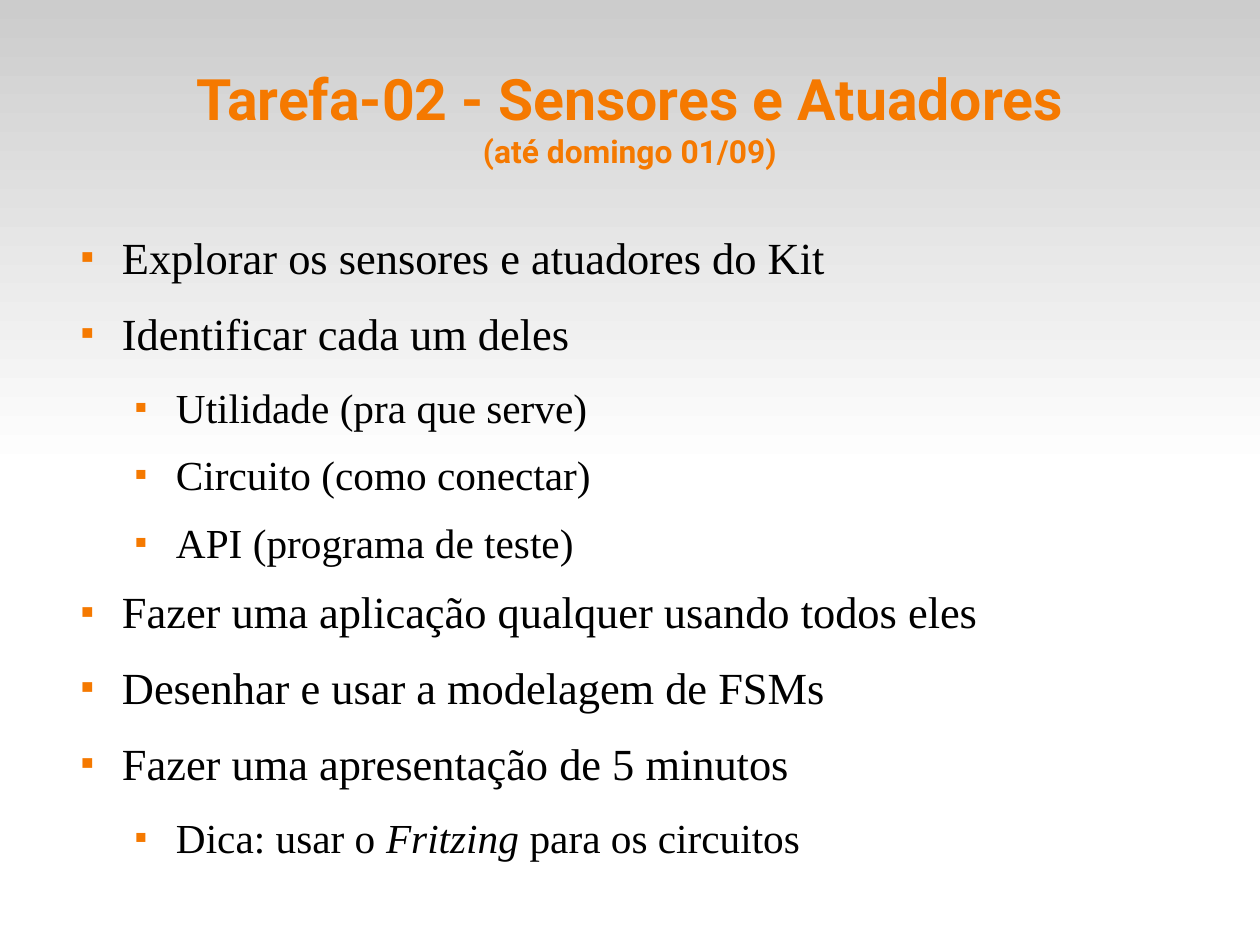
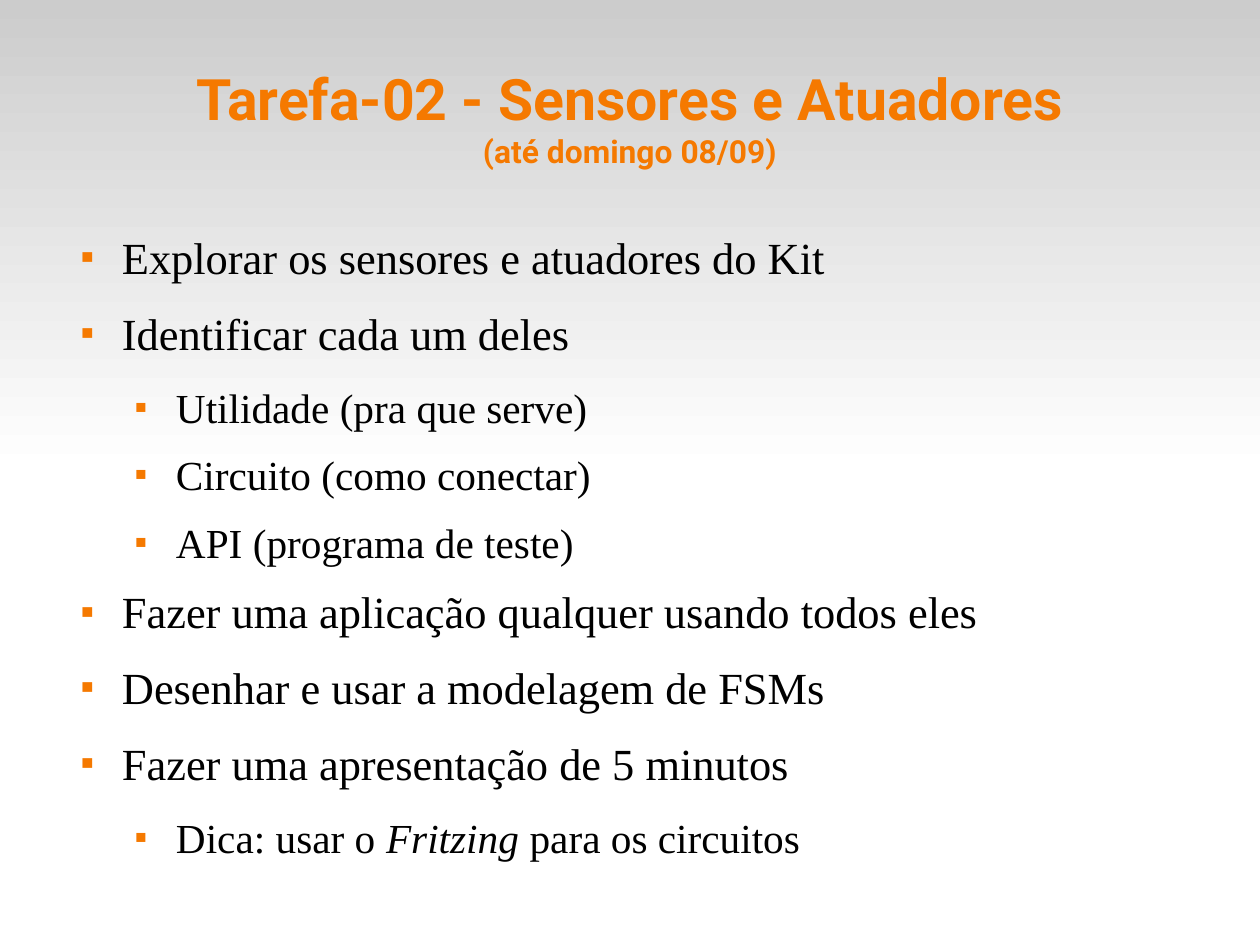
Before and after one commit to fsantanna-uerj/SE, a slide deck: slide 13 of Slides/se-00-intro.odp. Drawn at 1260x945 pixels with LibreOffice and Linux fonts; fonts in the diff are those of the drawing. Boxes give left, top, right and bottom in pixels: in the first picture for what was removed or moved away, otherwise in the second. Text is boxed around its words. In the diff, an @@ line names an element or a change of style, - is before the commit and + after.

```diff
--- a/Slides/se-00-intro.odp
+++ b/Slides/se-00-intro.odp
@@ title at [196,76,1063,170]: text changed @@
-Tarefa-02 - Sensores e Atuadores
-(até domingo 01/09)
+Tarefa-02 - Sensores e Atuadores
+(até domingo 08/09)
```
Also in this commit, not shown: 1 other slide changed, 3 other files.
